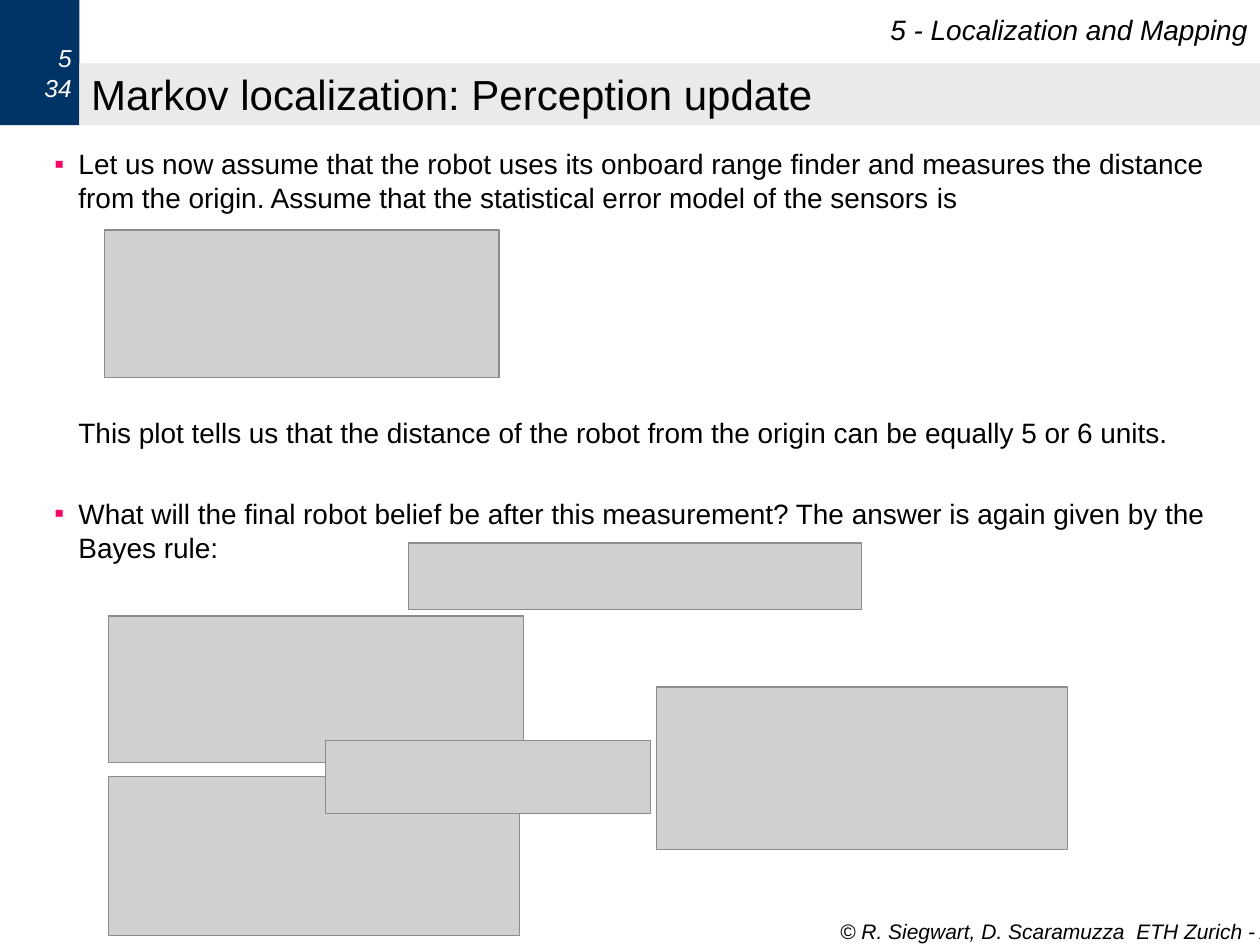
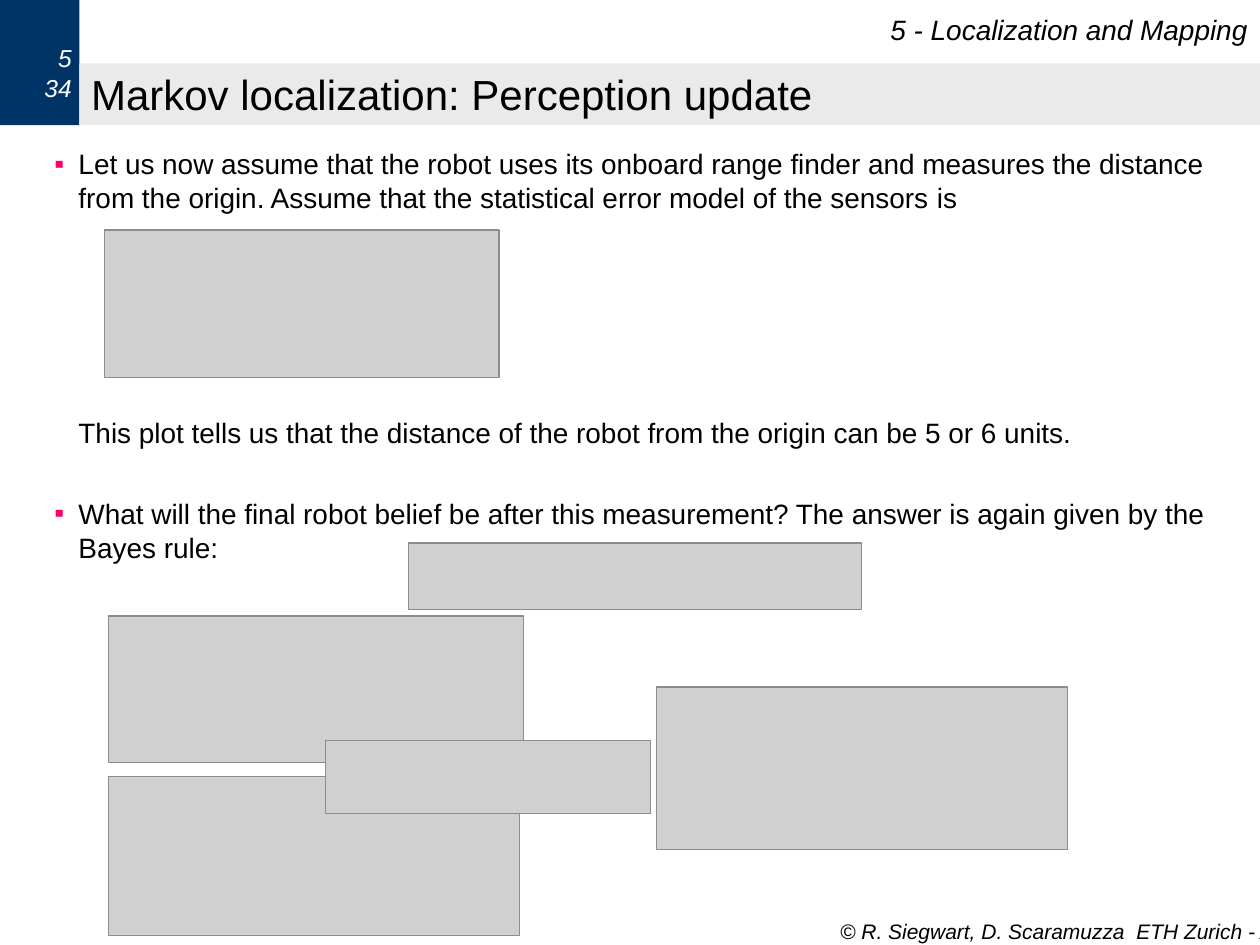
Before and after one commit to amitrokh/CMSC498F, a slide deck: slide 34 of lectures/week_9/Probabilistic_Map_Based_Localization_and_Markov.ppt. Drawn at 1260x945 pixels with LibreOffice and Linux fonts; fonts in the diff are those of the drawing; grey boxes stand for pictures. Boxes give left, top, right and bottom in pixels: in the first picture for what was removed or moved away, otherwise in the second. Text is boxed around its words. In the diff, an @@ line names an element or a change of style, - is before the commit and + after.

```diff
--- a/lectures/week_9/Probabilistic_Map_Based_Localization_and_Markov.ppt
+++ b/lectures/week_9/Probabilistic_Map_Based_Localization_and_Markov.ppt
@@ text at [78, 153, 1203, 448]: text changed @@
-▪ Let us now assume that the robot uses its onboard range finder and measures the distance from the origin. Assume that the statistical error model of the sensors is
-  This plot tells us that the distance of the robot from the origin can be equally 5 or 6 units.
+▪ Let us now assume that the robot uses its onboard range finder and measures the distance from the origin. Assume that the statistical error model of the sensors is
+  This plot tells us that the distance of the robot from the origin can be 5 or 6 units.
```
Also in this commit, not shown: 2 other slides changed.
